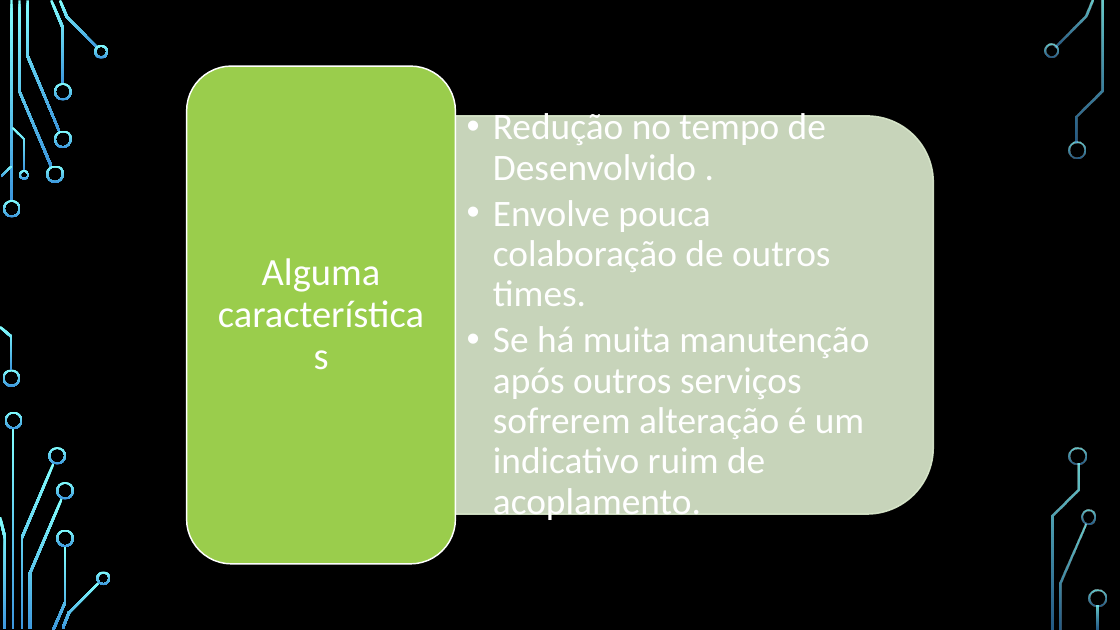
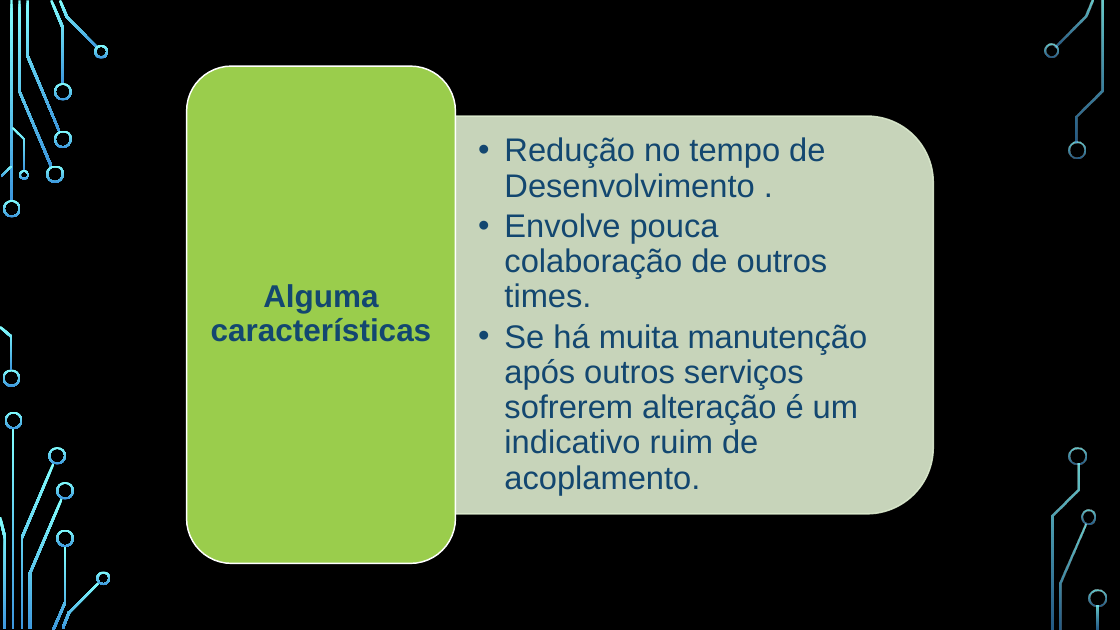
Before and after one commit to prch1/ApresentacaoMSB3, a slide deck: slide 10 of Apresentação_B3_Microserviços.pptx. Drawn at 1120x630 pixels with LibreOffice and Linux fonts; fonts in the diff are those of the drawing; background and template pictures are left out. Boxes give left, top, right and bottom in pixels: in the first picture for what was removed or moved away, otherwise in the second. Text is boxed around its words. In the diff, an @@ line names an element or a change of style, - is before the commit and + after.

```diff
--- a/Apresentação_B3_Microserviços.pptx
+++ b/Apresentação_B3_Microserviços.pptx
@@ text "Alguma características" at (211, 284, 432, 342): size 33 to 27 pt, font Calibri to Arial, text colour #FFFFFF to #134770, bold on; less space between paragraphs @@
@@ text at (504, 137, 825, 198): text changed; size 32 to 28 pt; font Calibri to Arial; text colour #FFFFFF to #134770 @@
-  • Redução no tempo de Desenvolvido .
+  • Redução no tempo de Desenvolvimento .
@@ text at (504, 213, 868, 495): size 32 to 28 pt, font Calibri to Arial, text colour #FFFFFF to #134770 in "Envolve pouca colaboração de outros times.", "Se há muita manutenção após outros serviços ..." @@
```
Also in this commit, not shown: 37 other slides changed, 3 slides added, 3 slides removed.
